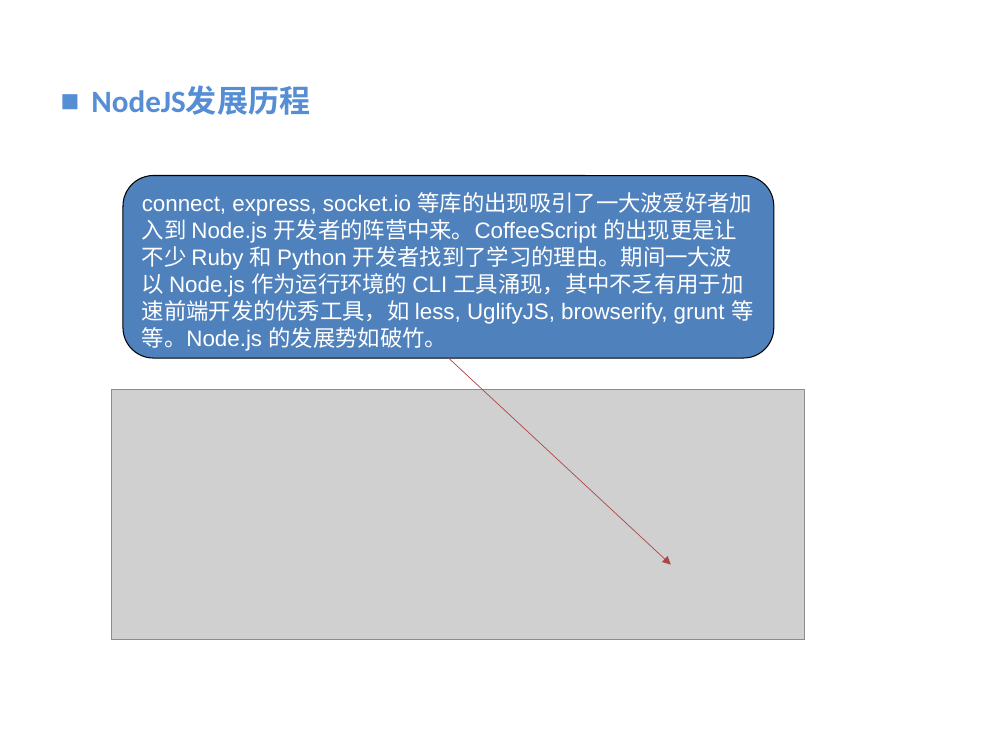
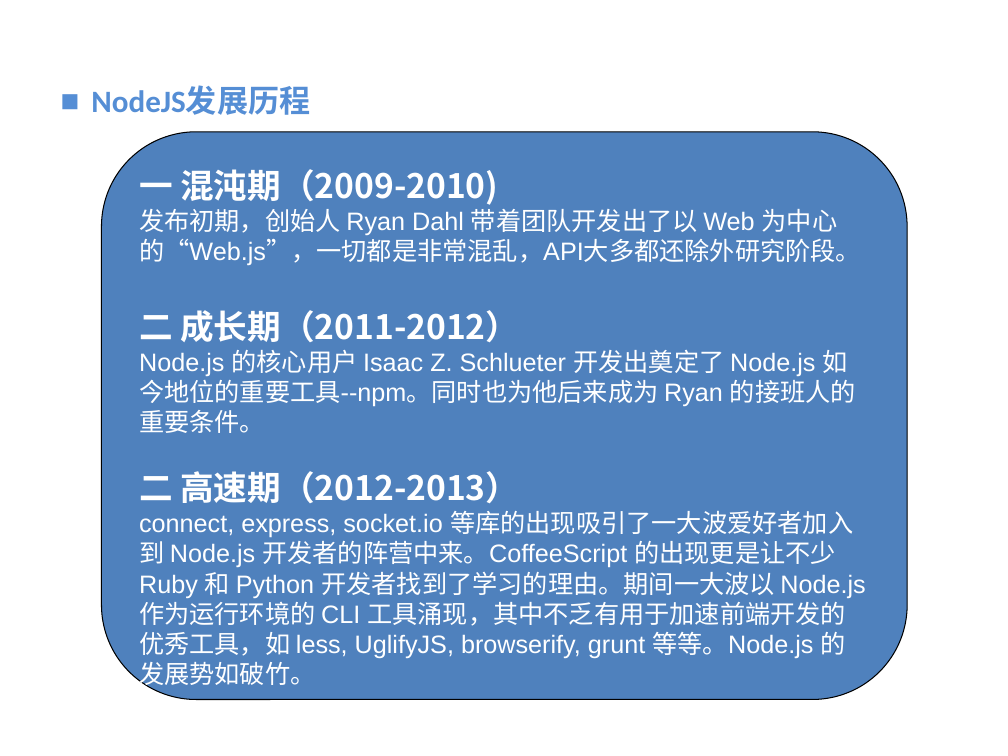
Before and after one commit to vaik/Documents, a slide deck: slide 6 of 我的分享/NodeJS基础概念理解.ppt (slide 7 before the commit). Drawn at 1008x756 pixels with LibreOffice and Linux fonts; fonts in the diff are those of the drawing; grey boxes stand for pictures; background and template pictures are left out. Boxes give left, top, right and bottom in pixels: in the first picture for what was removed or moved away, otherwise in the second. Text is boxed around its words. In the diff, an @@ line names an element or a change of style, - is before the commit and + after.

```diff
--- a/我的分享/NodeJS基础概念理解.ppt
+++ b/我的分享/NodeJS基础概念理解.ppt
@@ rounded rectangle "一 混沌期（2009-2010)": place and size @@
-rounded rectangle "一 混沌期（2009-2010)" at bbox=[123, 175, 774, 358]
+rounded rectangle "一 混沌期（2009-2010)" at bbox=[102, 132, 907, 700]
@@ text in rounded rectangle at bbox=[139, 169, 861, 503]: paragraphs added @@
+一 混沌期（2009-2010)
+发布初期，创始人 Ryan Dahl 带着团队开发出了以 Web 为中心的“Web.js”，一切都是非常混乱，API大多都还除外研究阶段。
+二 成长期（2011-2012）
+Node.js 的核心用户 Isaac Z. Schlueter 开发出奠定了 Node.js 如今地位的重要工具--npm。同时也为他后来成为 Ryan 的接班人的重要条件。
+二 高速期（2012-2013）
@@ arrow removed from (449, 358) to (671, 564) @@
@@ picture removed at bbox=[112, 390, 804, 640] @@
@@ text in rounded rectangle at bbox=[139, 511, 865, 690]: size 16 to 18 pt in "connect, express, socket.io 等库的出现吸引了一大波爱好者加入到 Node.js 开发者的阵营 ..." @@
```
Also in this commit, not shown: 2 other slides changed, 2 slides added, 5 slides removed.
